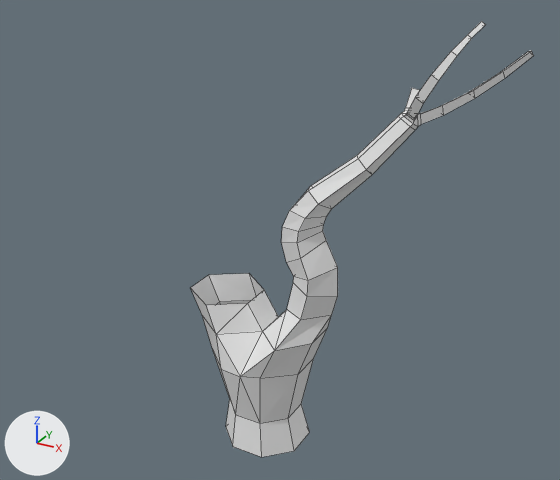
Renders of the Blender file props/nature/tree.blend from each side of a commit.
Both versions are drawn from a camera (50 mm lens) standing at (7.52, -13.05, 11.5) and looking at (0.49, -0.26, 5.1). Arrows for +X, +Y and +Z are at lower left; the lights stay in place. Mesh edges are drawn as thin lines.
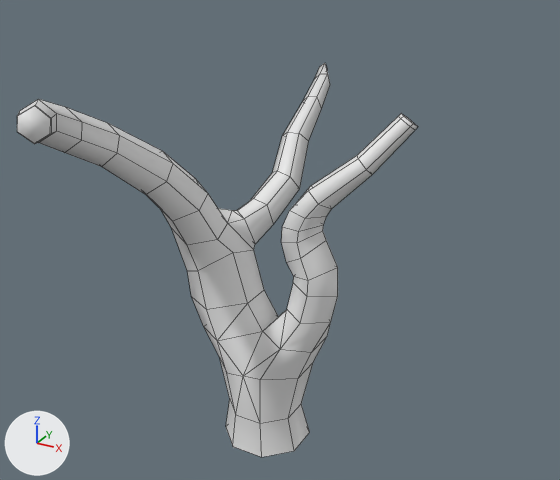
Boxes (x1, y1, x2, y2) around the edits, measured in the pictures (560 x 480 px):
'Cube', reshaped (17% wider, 10% shorter): before (190, 21, 534, 457); after (17, 63, 418, 457)
part 1 of me_cube, built on: before (190, 273, 337, 424); after (17, 63, 337, 424)
part 2 of me_cube, cut back: before (401, 21, 534, 127); after (402, 114, 417, 126)

Diff of the bpy script that builds the scene:
```diff
--- a/props/nature/tree.blend.py
+++ b/props/nature/tree.blend.py
@@ me_cube @@
 # used by ob_cube; location = (0.0, 0.0, 0.0)
-me_cube.from_pydata(...)  # 143 vertices, 150 faces; spans x -1.78..4.21, y -1.06..4.17, z 0.0..9.47
+me_cube.from_pydata(...)  # 189 vertices, 198 faces; spans x -2.18..2.77, y -6.04..5.72, z 0.0..9.02
+# me_cube part 1
+# 4 vertices in x 1.0..1.11, y -0.5..0.49, z 2.07..3.53 move by (-0.01, 0.0, -0.1)
+# 21 vertices move from x -1.78..1.58, y -1.06..1.07, z 2.07..3.53 to x -1.77..1.56, y -0.94..0.95, z 1.88..3.38
+# 92 vertices are added at x -2.18..0.04, y -6.04..5.72, z 3.87..9.02
+# 97 new faces join them
+# me_cube part 2
+# 46 vertices are removed from x 2.49..4.21, y 0.58..4.17, z 7.47..9.47
+# 50 faces are deleted
+# 1 new face joins them
 me_cube.materials.append(mat_material)
```
